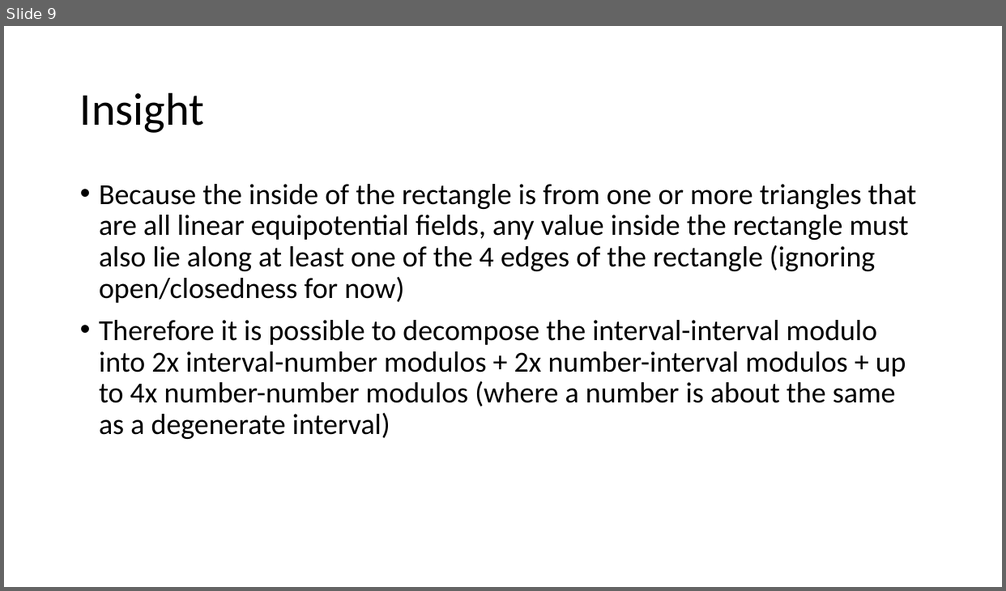
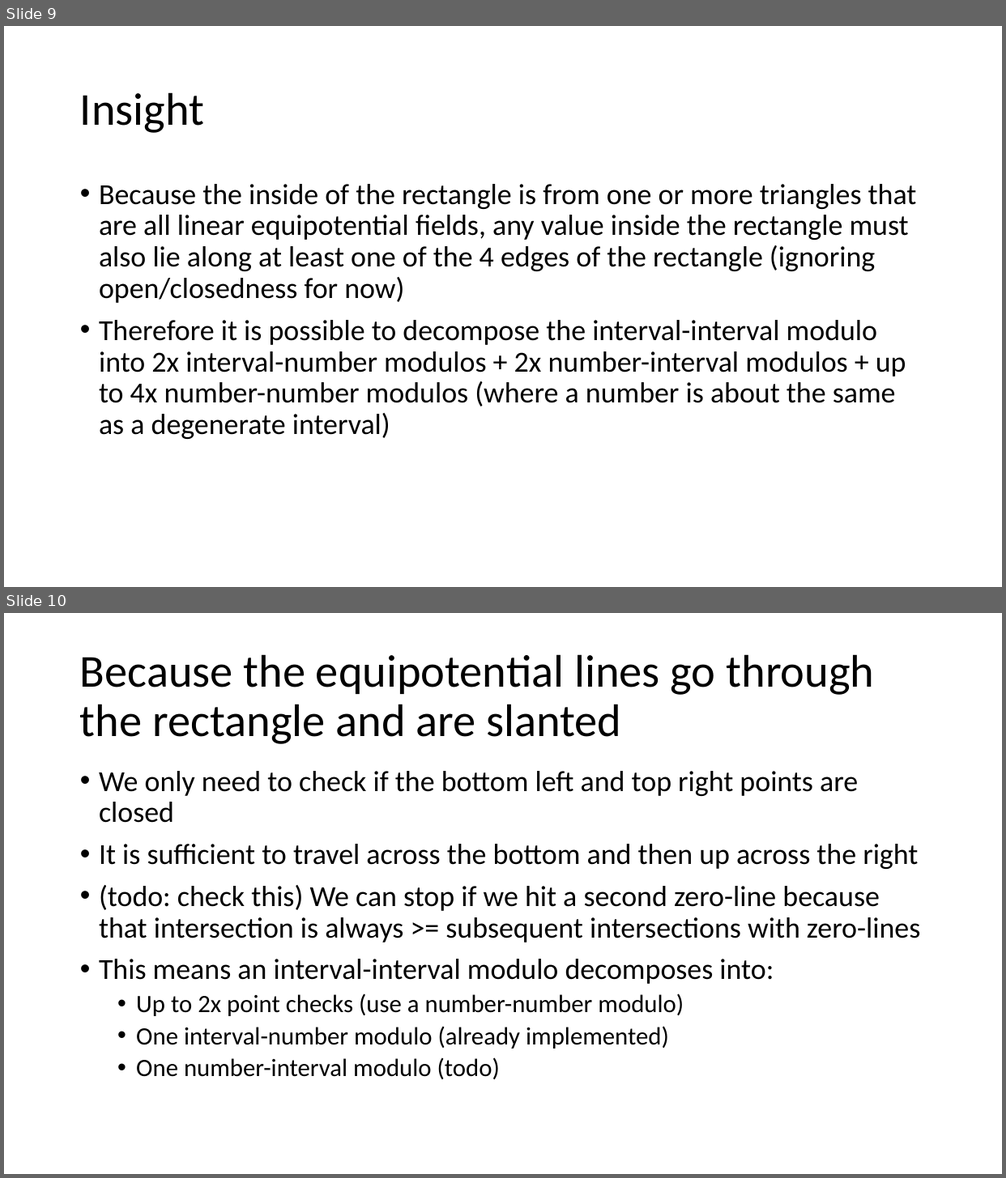
Before and after one commit to averykhoo/intervals, a slide deck: interval-modulo.pptx. Shown one above the other, each under a label of ours: slide 9 before the commit, slides 9 and 10 after it. The pictures are 1006x591 and 1006x1178 pixels, drawn with LibreOffice and Linux fonts; fonts in the diff are those of the drawing. Boxes give left, top, right and bottom in pixels: in the first picture for what was removed or moved away, otherwise in the second. Text is boxed around its words. In the diff, an @@ line names an element or a change of style, - is before the commit and + after.

```diff
--- a/interval-modulo.pptx
+++ b/interval-modulo.pptx
@@ slide 10 added at (4,613,1002,1174), background #FFFFFF @@
@@ title added at (80,654,874,744), 44 pt, text #000000 @@
+Because the equipotential lines go through the rectangle and are slanted
@@ text added at (99,771,920,1080), 28 pt, text #000000 @@
+• We only need to check if the bottom left and top right points are closed
+• It is sufficient to travel across the bottom and then up across the right
+• (todo: check this) We can stop if we hit a second zero-line because that intersection is always >= subsequent intersections with zero-lines
+• This means an interval-interval modulo decomposes into:
+  • Up to 2x point checks (use a number-number modulo)
+  • One interval-number modulo (already implemented)
+  • One number-interval modulo (todo)
```
Also in this commit, not shown: 5 other slides added.
